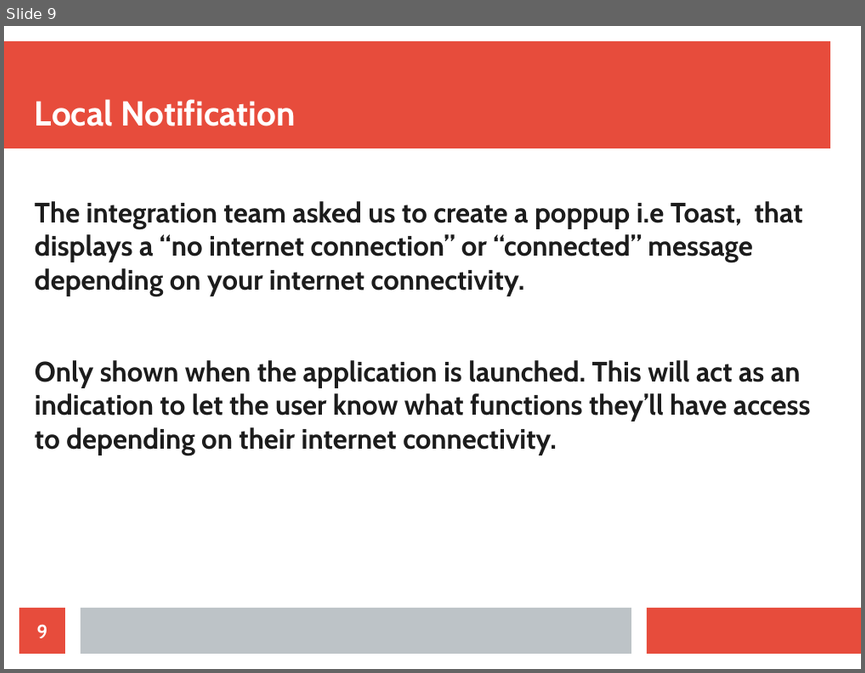
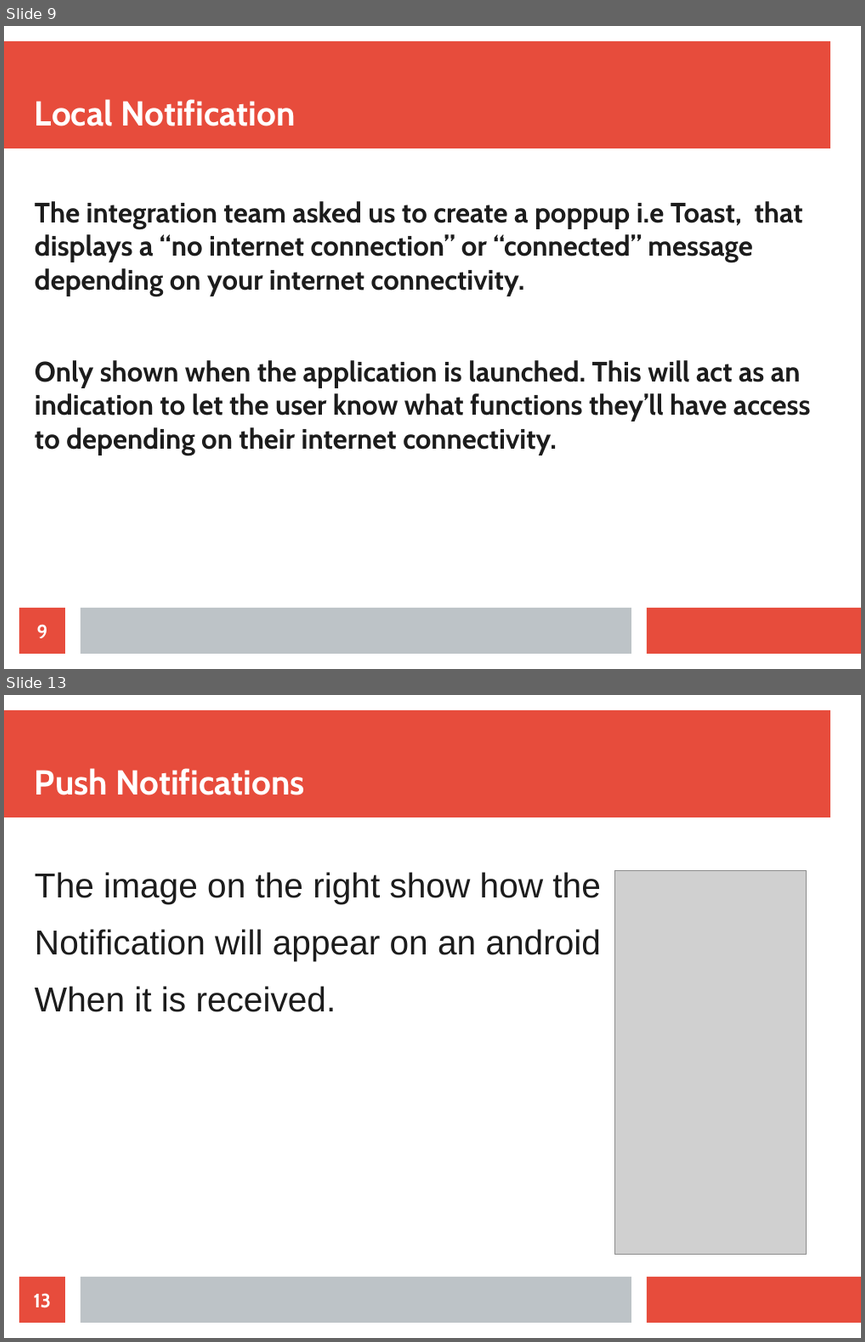
Before and after one commit to TNSelahle/Mouthpiece, a slide deck: Notifications/COS301_Omega_Notifications_Demo2.odp. Shown one above the other, each under a label of ours: slide 9 before the commit, slides 9 and 13 after it; the slides between them are not shown. The pictures are 865x673 and 865x1342 pixels, drawn with LibreOffice and Linux fonts; fonts in the diff are those of the drawing; grey boxes stand for pictures. Boxes give left, top, right and bottom in pixels: in the first picture for what was removed or moved away, otherwise in the second. Text is boxed around its words. In the diff, an @@ line names an element or a change of style, - is before the commit and + after.

```diff
--- a/Notifications/COS301_Omega_Notifications_Demo2.odp
+++ b/Notifications/COS301_Omega_Notifications_Demo2.odp
@@ slide 13 added at (4, 695, 861, 1338), background #FFFFFF; not listed: 3 template elements that a slide beside it also shows @@
@@ title added at (35, 768, 304, 795), 32 pt, text #FFFFFF, bold @@
+Push Notifications
@@ text added at (35, 872, 602, 1012), 32 pt, text #1C1C1C @@
+The image on the right show how the
+Notification will appear on an android
+When it is received.
@@ picture added at (615, 871, 806, 1254) @@
@@ page number added at (19, 1276, 65, 1322), fill #E74C3C, 18 pt, text #FFFFFF, bold @@
+13
```
Also in this commit, not shown: 3 slides changed, 1 slide removed.
